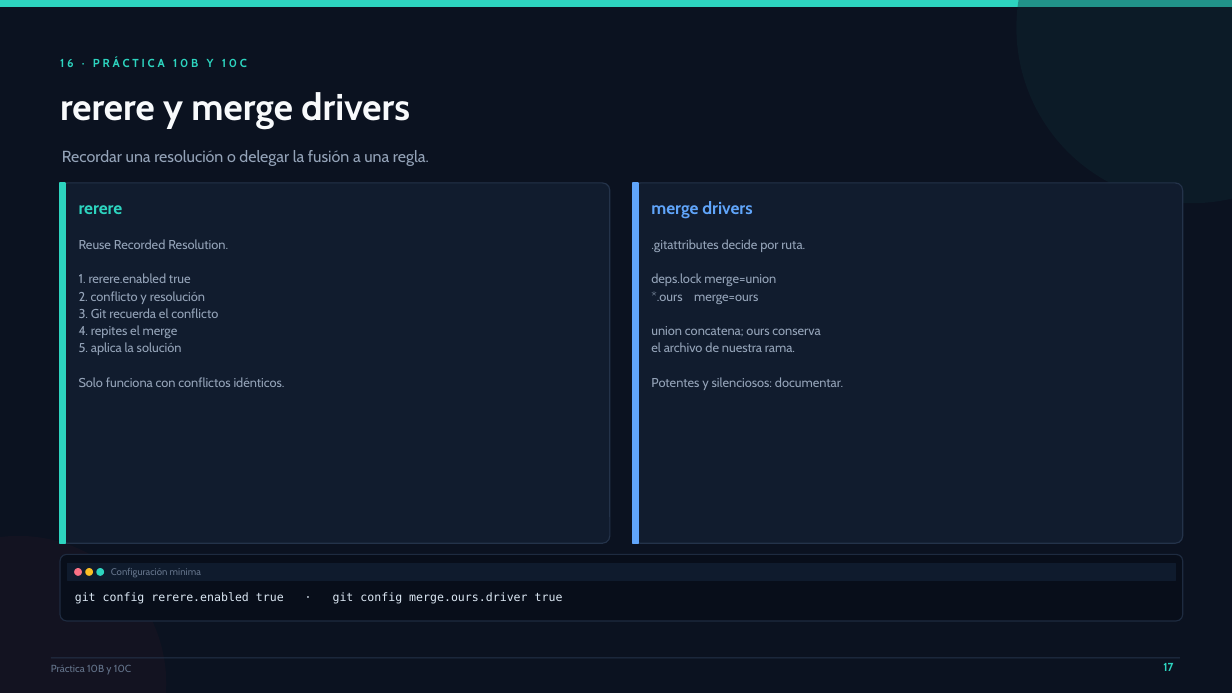
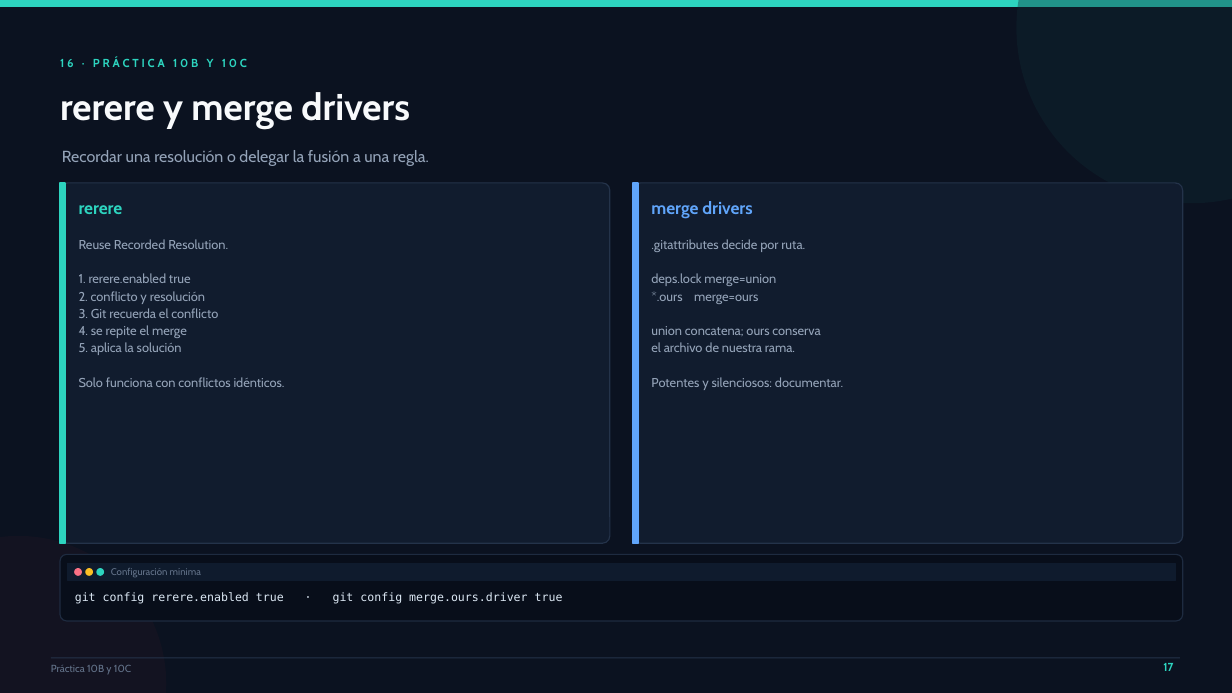
Before and after one commit to 75749748-blip/conflictos-git-ejercicios, a slide deck: slide 17 of Conflictos-Git-Presentacion.pptx. Drawn at 1232x693 pixels with LibreOffice and Linux fonts; fonts in the diff are those of the drawing. Boxes give left, top, right and bottom in pixels: in the first picture for what was removed or moved away, otherwise in the second. Text is boxed around its words. In the diff, an @@ line names an element or a change of style, - is before the commit and + after.

```diff
--- a/Conflictos-Git-Presentacion.pptx
+++ b/Conflictos-Git-Presentacion.pptx
@@ text at (x1=79, y1=325, x2=187, y2=338): text changed @@
-4. repites el merge
+4. se repite el merge
```
Also in this commit, not shown: 13 other slides changed, 17 other files.
